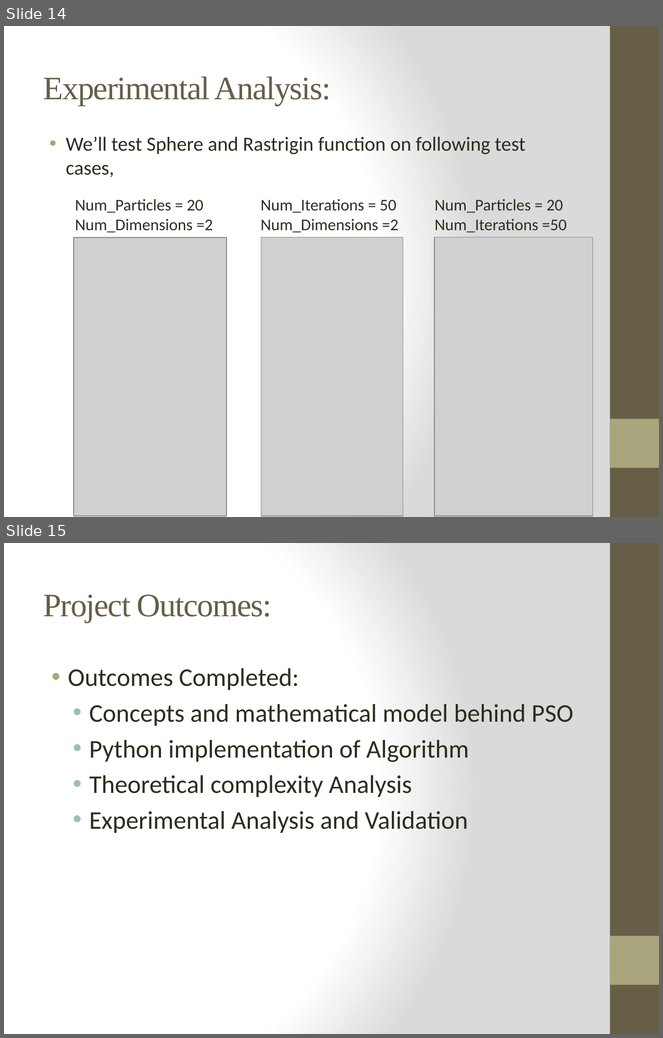
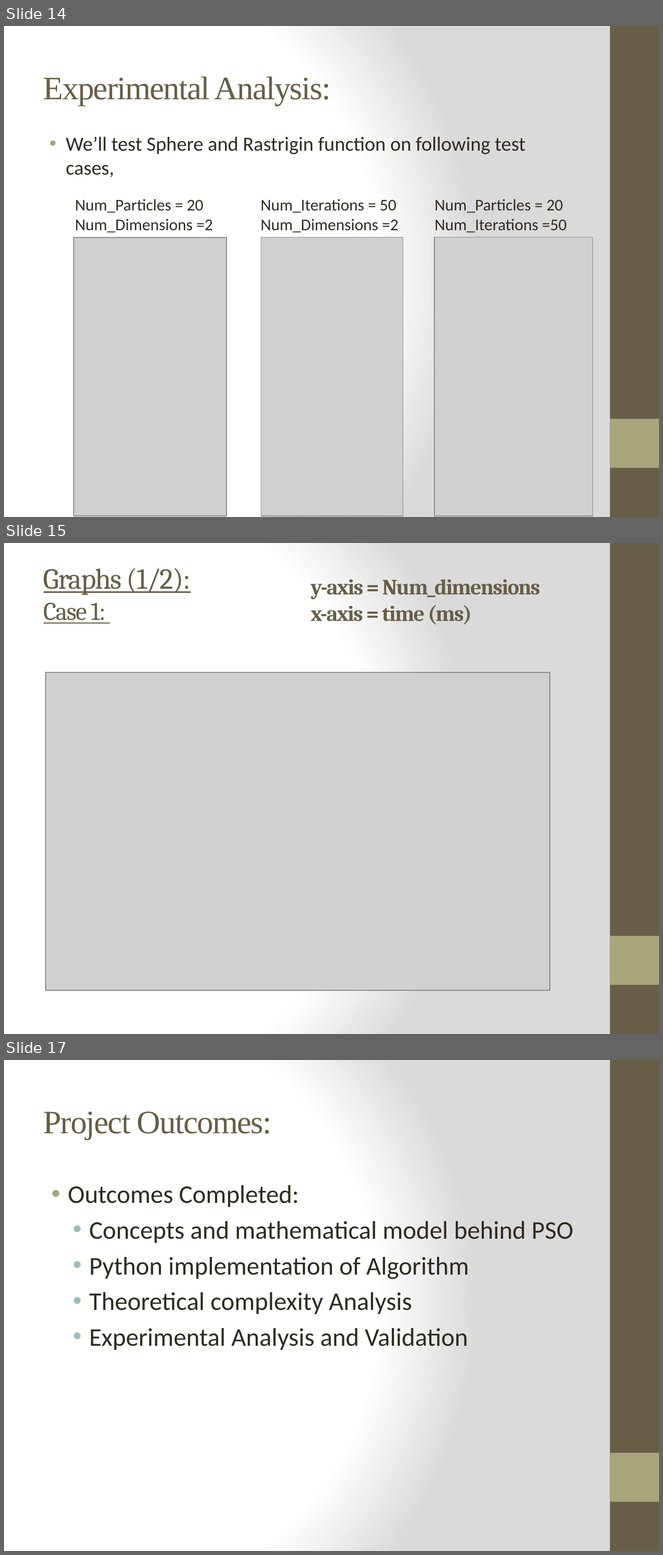
Before and after one commit to ayazhassan-courses/project-pyteam, a slide deck: Documentation/Presentation_final_PSO_Pyteam.pptx. Shown one above the other, each under a label of ours: slides 14 and 15 before the commit, slides 14, 15 and 17 after it; the slides between them are not shown. The pictures are 663x1038 and 663x1555 pixels, drawn with LibreOffice and Linux fonts; fonts in the diff are those of the drawing; grey boxes stand for pictures. Boxes give left, top, right and bottom in pixels: in the first picture for what was removed or moved away, otherwise in the second. Text is boxed around its words. In the diff, an @@ line names an element or a change of style, - is before the commit and + after.

Commit message:
Graphs slide added.

```diff
--- a/Documentation/Presentation_final_PSO_Pyteam.pptx
+++ b/Documentation/Presentation_final_PSO_Pyteam.pptx
@@ slide 15 added at (x1=4, y1=543, x2=659, y2=1034), background gradient #FFFFFF to #DADADA; not listed: 2 template elements that a slide beside it also shows @@
@@ title added at (x1=44, y1=568, x2=191, y2=624), 32 pt, text #675E47, underline @@
+Graphs (1/2):
+Case 1:
@@ text added at (x1=311, y1=579, x2=541, y2=625), 24 pt, text #675E47, bold @@
+y-axis = Num_dimensions
+x-axis = time (ms)
@@ picture added at (x1=46, y1=672, x2=551, y2=991) @@
@@ what was slide 15 is now slide 17 @@
```
Also in this commit, not shown: 1 other slide added.
